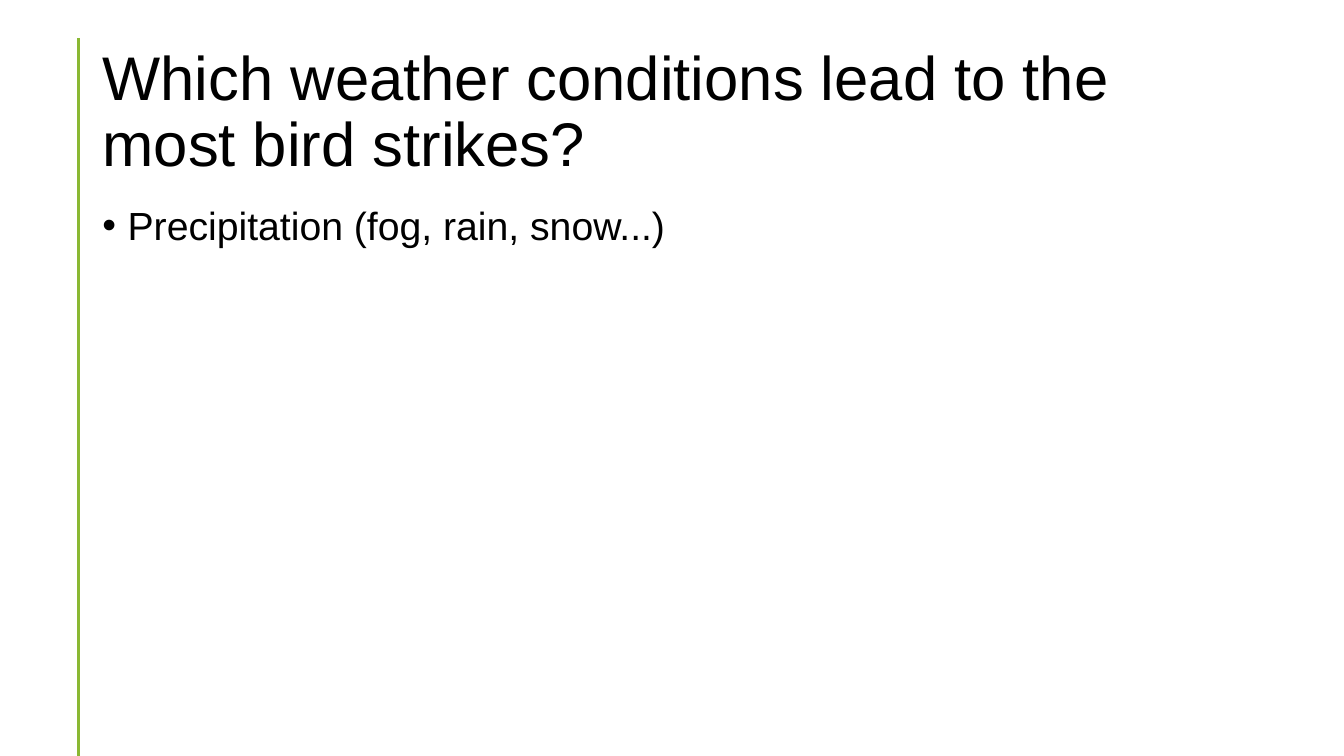
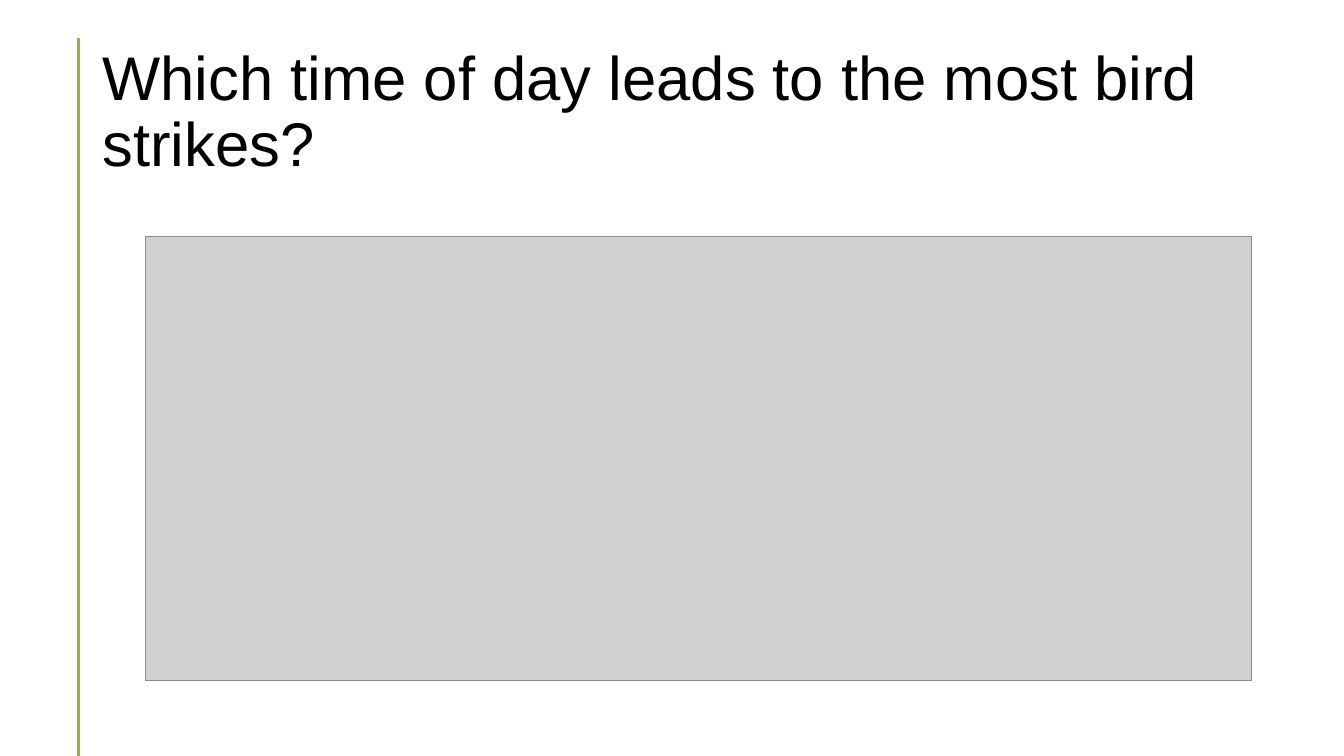
Before and after one commit to kplam624/Birds-Plane-Incident-Analysis, a slide deck: slide 18 of Project-1_CombatWombats.pptx (slide 13 before the commit). Drawn at 1344x756 pixels with LibreOffice and Linux fonts; fonts in the diff are those of the drawing; grey boxes stand for pictures. Boxes give left, top, right and bottom in pixels: in the first picture for what was removed or moved away, otherwise in the second. Text is boxed around its words. In the diff, an @@ line names an element or a change of style, - is before the commit and + after.

```diff
--- a/Project-1_CombatWombats.pptx
+++ b/Project-1_CombatWombats.pptx
@@ title at <box>102,55,1197,167</box>: text changed @@
-Which weather conditions lead to the most bird strikes?
+Which time of day leads to the most bird strikes?
@@ text removed at <box>128,211,665,248</box> @@
-• Precipitation (fog, rain, snow...)
@@ picture added at <box>145,237,1252,681</box> @@
```
Also in this commit, not shown: 10 other slides changed, 9 slides added, 3 slides removed.
